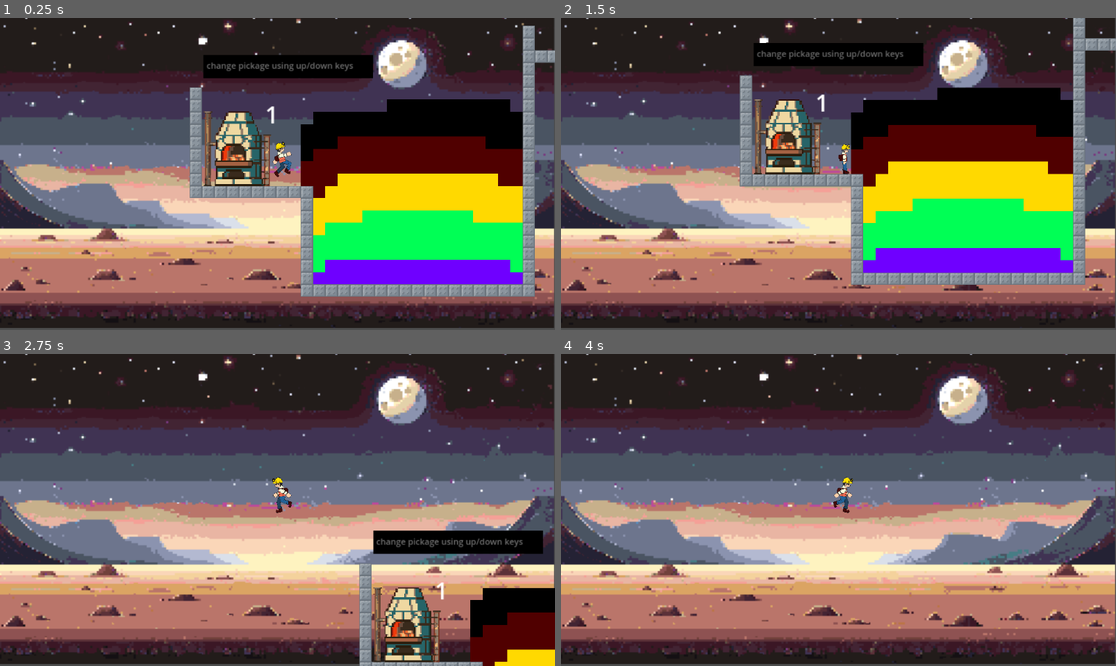
Above: before the commit, frames 1-4 (two rows, left to right).
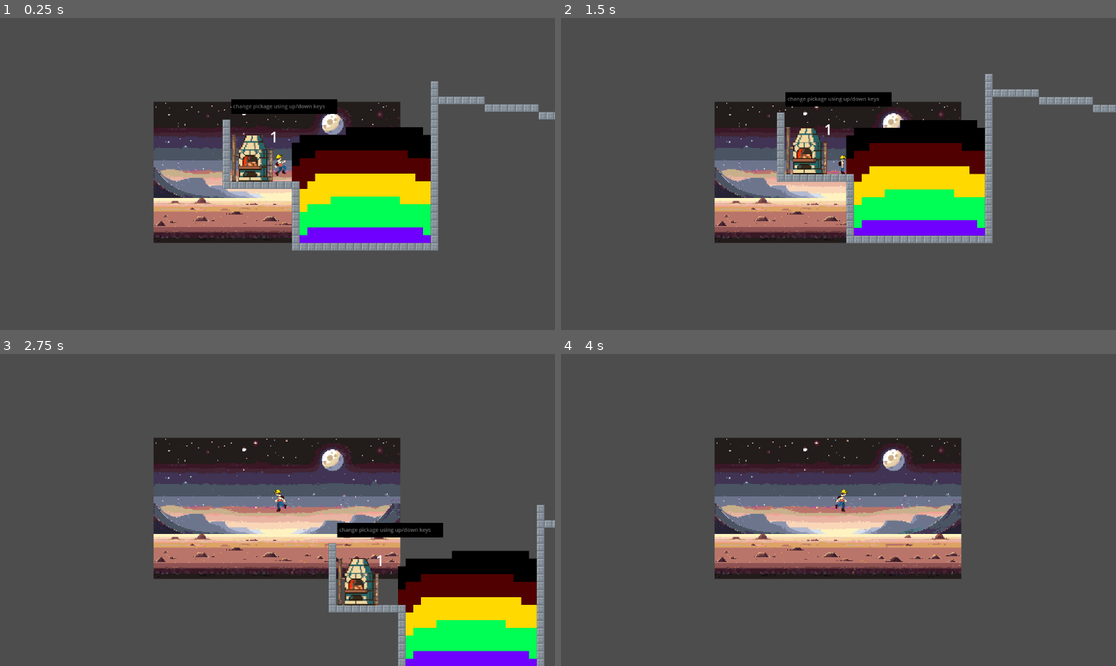
Above: after the commit, the same moments.

Repository: kangurm/Blockbuster
Game: Godot game, scene res://scenes/grid-test.tscn
Two runs of this game, one before a commit and one after it. Both use one fixed random seed, a clock stepped at 60 frames per second and the inputs below.
Inputs (mouse positions are in pixels of both pictures, inside the frame that each line leads up to):
- Up to frame 1 (0.25 s): no input
- Up to frame 2 (1.5 s): tap Enter (ui_accept) at 0.5, 0.77 s; move the mouse to (960, 158) at 0.52 s; hold Right (ui_right) from 0.53 s (still down); click (960, 158) at 0.6 s; move the mouse to (727, 189) at 1.27 s; tap P (sayan) at 1.35 s; click (727, 189) at 1.42 s
- Up to frame 3 (2.75 s): tap Enter (ui_accept) at 1.52 s; move the mouse to (333, 441) at 2.02 s; release Right (ui_right) at 2.03 s; hold Left (ui_left) from 2.03 s (still down); click (333, 441) at 2.1 s
- Up to frame 4 (4 s): move the mouse to (810, 572) at 2.77 s; release Left (ui_left) at 2.78 s; hold Right (ui_right) from 2.78 s (still down); tap P (sayan) at 2.85 s; click (810, 572) at 2.92 s; tap Enter (ui_accept) at 3.02, 3.77 s; move the mouse to (1005, 556) at 3.52 s; click (1005, 556) at 3.6 s

The runs differ from the first frame. In frame 1, 89% of the frame differs, in the area x 0-100%, y 0-100%; in frame 2, 89%; in frame 3, 91%; in frame 4, 90%.

Commit message:
UI working almost

Diff:
--- a/Player/HUD/HUD.gd
+++ b/Player/HUD/HUD.gd
@@ -1,21 +1,37 @@
 extends Node2D
 
 @onready var prefix_inv = $CanvasLayer/Control/HFlowContainer
+var atlas_texture = preload("res://placeholder.png")
 
 func UI_add_inventory_container(key):
 	# create a box container to hold texture and label
 	var box_container = BoxContainer.new()
 	box_container.set_name(key)
 	prefix_inv.add_child(box_container)  # Use the variable, not the class name
+	box_container.custom_minimum_size = Vector2(50, 50)
 
 	# add texture rect to box container
 	var texture_rect = TextureRect.new()
 	texture_rect.set_name(key)
 	box_container.add_child(texture_rect)
+	texture_rect.size_flags_horizontal = Control.SIZE_FILL
+	texture_rect.size_flags_vertical = Control.SIZE_FILL
+
+	if key in globals.texture_regions:
+		var region = globals.texture_regions[key]
+		var atlas_tex = AtlasTexture.new()
+		atlas_tex.atlas = atlas_texture
+		atlas_tex.region = region
+		texture_rect.texture = atlas_tex
+		texture_rect.stretch_mode = TextureRect.STRETCH_KEEP_CENTERED
+		print("added texture")
+	else:
+		print("Texture for key not found:", key)
 
 	# add label as a child to box container
 	var label = Label.new()
-	label.set_name(key)
+	label.set_name("label" + key)
+	label.text = str(globals.block_inv[key])
 	box_container.add_child(label)
 
 	print("Finished creating container")
@@ -23,7 +39,15 @@
 func UI_remove_inventory_container():
 	print("yahoo")
 
-func _update_inventory_UI():
-	for key in globals.block_inv.keys():
-		if globals.block_inv[key] >= 0 and not prefix_inv.has_node(key):
-			UI_add_inventory_container(key)
+func UI_update_item_count(key):
+	prefix_inv.get_node(key).get_node("label" + key).text = str(globals.block_inv[key])
+
+func _update_inventory_UI(key):
+	print(key)
+	if (globals.block_inv[key] > 0 && prefix_inv.has_node(key)) :
+		UI_update_item_count(key)
+		return
+	UI_add_inventory_container(key)
+	#for key in globals.block_inv.keys():
+		#if globals.block_inv[key] >= 0 and not prefix_inv.has_node(key):
+			#UI_add_inventory_container(key)
--- a/Player/HUD/HUD.tscn
+++ b/Player/HUD/HUD.tscn
@@ -9,19 +9,19 @@
 [node name="CanvasLayer" type="CanvasLayer" parent="."]
 
 [node name="Control" type="Control" parent="CanvasLayer"]
+clip_contents = true
 layout_mode = 3
-anchors_preset = 0
-offset_left = -8.0
-offset_top = -1.0
-offset_right = -8.0
-offset_bottom = -1.0
+anchors_preset = 15
+anchor_right = 1.0
+anchor_bottom = 1.0
+grow_horizontal = 2
+grow_vertical = 2
 metadata/_edit_use_anchors_ = true
 
 [node name="HFlowContainer" type="HFlowContainer" parent="CanvasLayer/Control"]
-layout_mode = 0
-offset_left = 18.0
-offset_top = 5.0
-offset_right = 58.0
-offset_bottom = 45.0
-scale = Vector2(1, 0.990817)
+custom_minimum_size = Vector2(1000, 100)
+layout_direction = 2
+layout_mode = 1
+offset_right = 1000.0
+offset_bottom = 100.0
 metadata/_edit_use_anchors_ = true
--- /dev/null
+++ b/atlas_texture.tres
@@ -0,0 +1,6 @@
+[gd_resource type="AtlasTexture" load_steps=2 format=3 uid="uid://dyxubxhf0cp6l"]
+
+[ext_resource type="Texture2D" uid="uid://u7pniw1ve0nk" path="res://placeholder.png" id="1_hiy4s"]
+
+[resource]
+atlas = ExtResource("1_hiy4s")
--- a/scenes/TileMap.gd
+++ b/scenes/TileMap.gd
@@ -14,18 +14,27 @@
 		if coordX + damage < 5 && coordX > -1:
 			set_cell(0, tile_mouse_pos,1, Vector2i(coordX+damage, coordY))
 		else:
+			var block_type
+			# Air block
+			if coordY == -1:
+				return
 			if coordY == 4:
 				globals.block_inv['dirt'] += 1
+				block_type = 'dirt'
 			if coordY == 3:
 				globals.block_inv['stone'] += 1
+				block_type = 'stone'
 			if coordY == 2 :
 				globals.block_inv['granite'] +=1
+				block_type = 'granite'
 			if coordY == 1:
 				globals.block_inv['obsidian'] +=1
+				block_type = 'obsidian'
 			if coordY == 0:
 				globals.block_inv['oil_shale'] +=1
+				block_type = 'oil_shale'
 			set_cell(0, tile_mouse_pos, -1)
-			emit_signal('tile_broken')
+			emit_signal('tile_broken', block_type)
 
 
 
--- a/scenes/player.gd
+++ b/scenes/player.gd
@@ -60,6 +60,6 @@
 
 	move_and_slide()
 
-func _on_tile_broken(N):
-	score += N
+func _on_tile_broken(key):
+	score += 10
 	print("Score: ", score)
--- a/scenes/player.tscn
+++ b/scenes/player.tscn
@@ -74,6 +74,7 @@
 offset_right = 359.0
 offset_bottom = 200.0
 texture = ExtResource("10_wdgt8")
+stretch_mode = 3
 
 [node name="AnimatedSprite2D" type="AnimatedSprite2D" parent="."]
 position = Vector2(6, -19)
@@ -86,7 +87,6 @@
 shape = SubResource("RectangleShape2D_qhbnb")
 
 [node name="Camera2D" type="Camera2D" parent="."]
-zoom = Vector2(1.6, 1.6)
 
 [node name="Hud" parent="." instance=ExtResource("9_ukv5w")]
 position = Vector2(-1, 0)
--- a/scripts/globals.gd
+++ b/scripts/globals.gd
@@ -7,3 +7,11 @@
 	"obsidian": 0,
 	"oil_shale": 0,
 }
+
+var texture_regions = {
+	"dirt": Rect2(0, 0, 16, 16),  # Example region, adjust coordinates and size as needed
+	"stone": Rect2(0, 16, 16, 16),  # Example region, adjust coordinates and size as needed
+	"granite": Rect2(0, 32, 16, 16),  # Example region, adjust coordinates and size as needed
+	"obsidian": Rect2(0, 48, 16, 16),  # Example region, adjust coordinates and size as needed
+	"oil_shale": Rect2(0, 64, 16, 16)  # Example region, adjust coordinates and size as needed
+}
